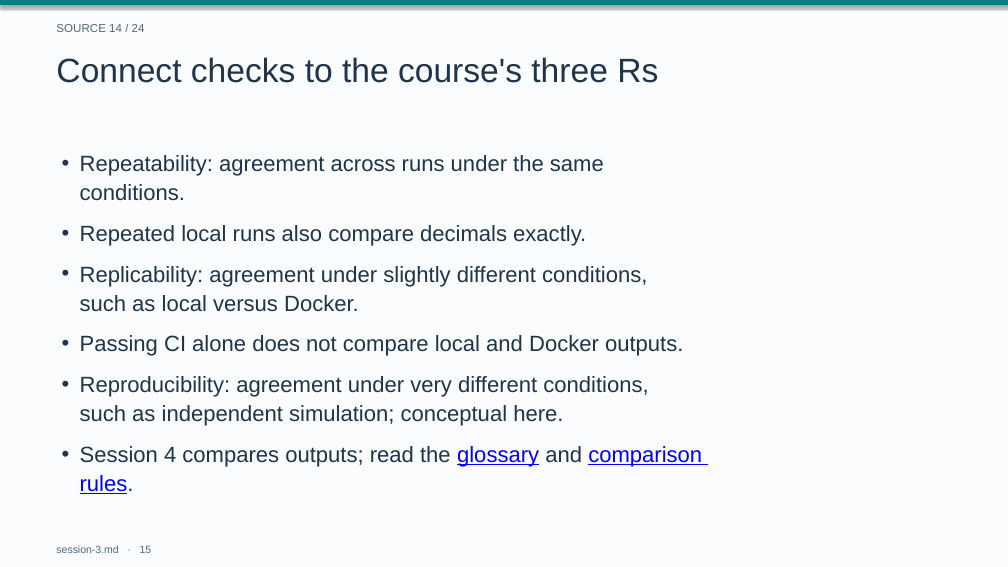
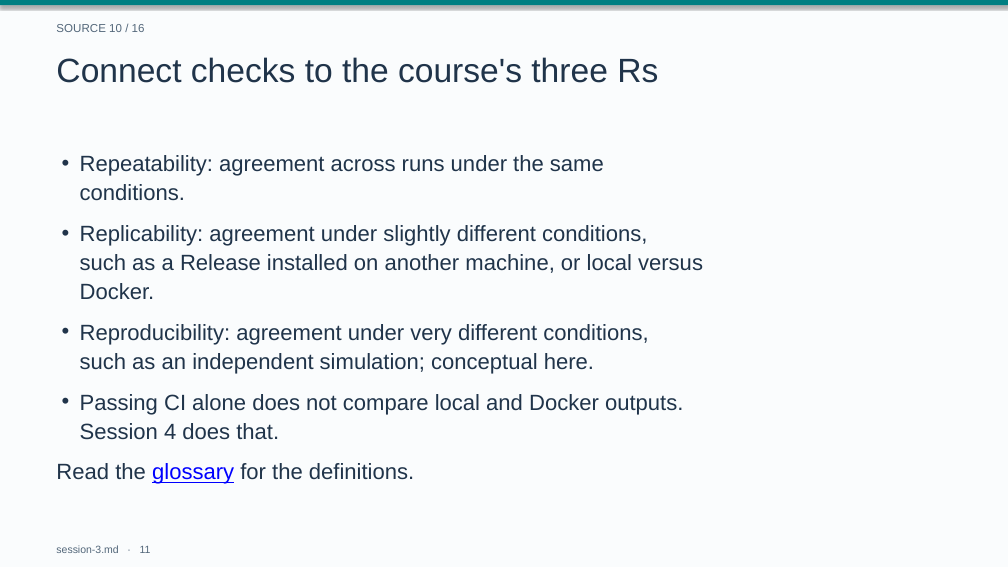
Before and after one commit to drweihungpan-lab/3R-teaching, a slide deck: slide 11 of materials/slides/session-3.pptx (slide 15 before the commit). Drawn at 1008x567 pixels with LibreOffice and Linux fonts; fonts in the diff are those of the drawing. Boxes give left, top, right and bottom in pixels: in the first picture for what was removed or moved away, otherwise in the second. Text is boxed around its words. In the diff, an @@ line names an element or a change of style, - is before the commit and + after.

```diff
--- a/materials/slides/session-3.pptx
+++ b/materials/slides/session-3.pptx
@@ text at <box>56,24,145,32</box>: text changed @@
-SOURCE 14 / 24
+SOURCE 10 / 16
@@ text at <box>80,225,703,300</box>: text changed @@
-• Repeated local runs also compare decimals exactly.
+• Replicability: agreement under slightly different conditions,
+  such as a Release installed on another machine, or local versus
+  Docker.
@@ text at <box>80,324,648,374</box>: text changed @@
-• Replicability: agreement under slightly different conditions,
-  such as local versus Docker.
+• Reproducibility: agreement under very different conditions,
+  such as an independent simulation; conceptual here.
@@ text removed at <box>80,376,648,426</box> @@
-• Reproducibility: agreement under very different conditions,
-  such as independent simulation; conceptual here.
@@ text at <box>80,394,683,440</box>: text changed @@
-• Passing CI alone does not compare local and Docker outputs.
+• Passing CI alone does not compare local and Docker outputs.
+  Session 4 does that.
@@ text at <box>56,463,414,484</box>: text changed @@
-• Session 4 compares outputs; read the glossary and comparison
-  rules.
+Read the glossary for the definitions.
@@ text at <box>56,545,151,553</box>: text changed @@
-session-3.md · 15
+session-3.md · 11
```
Also in this commit, not shown: 3 other slides changed, 13 slides added, 21 slides removed, 5 other files.
